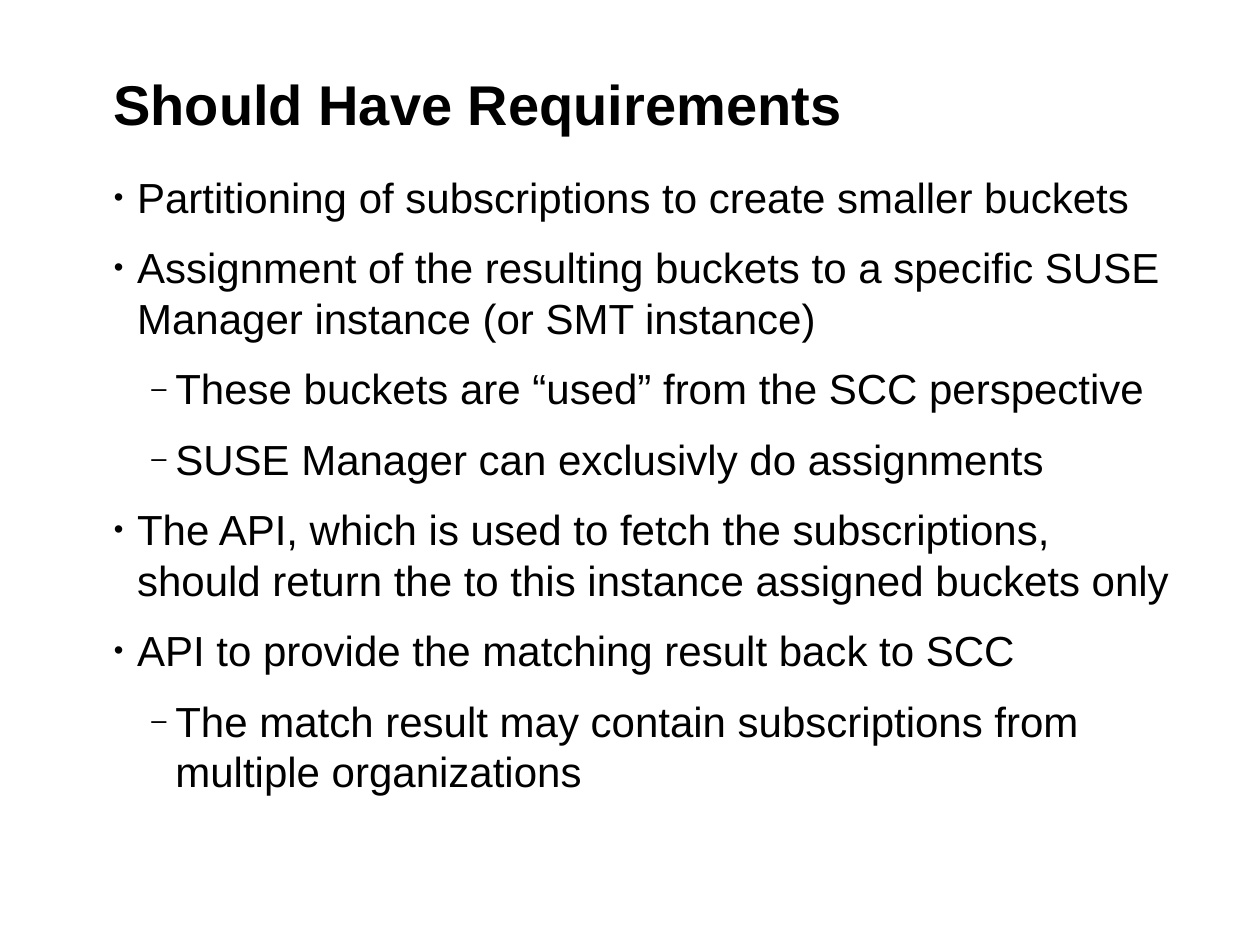
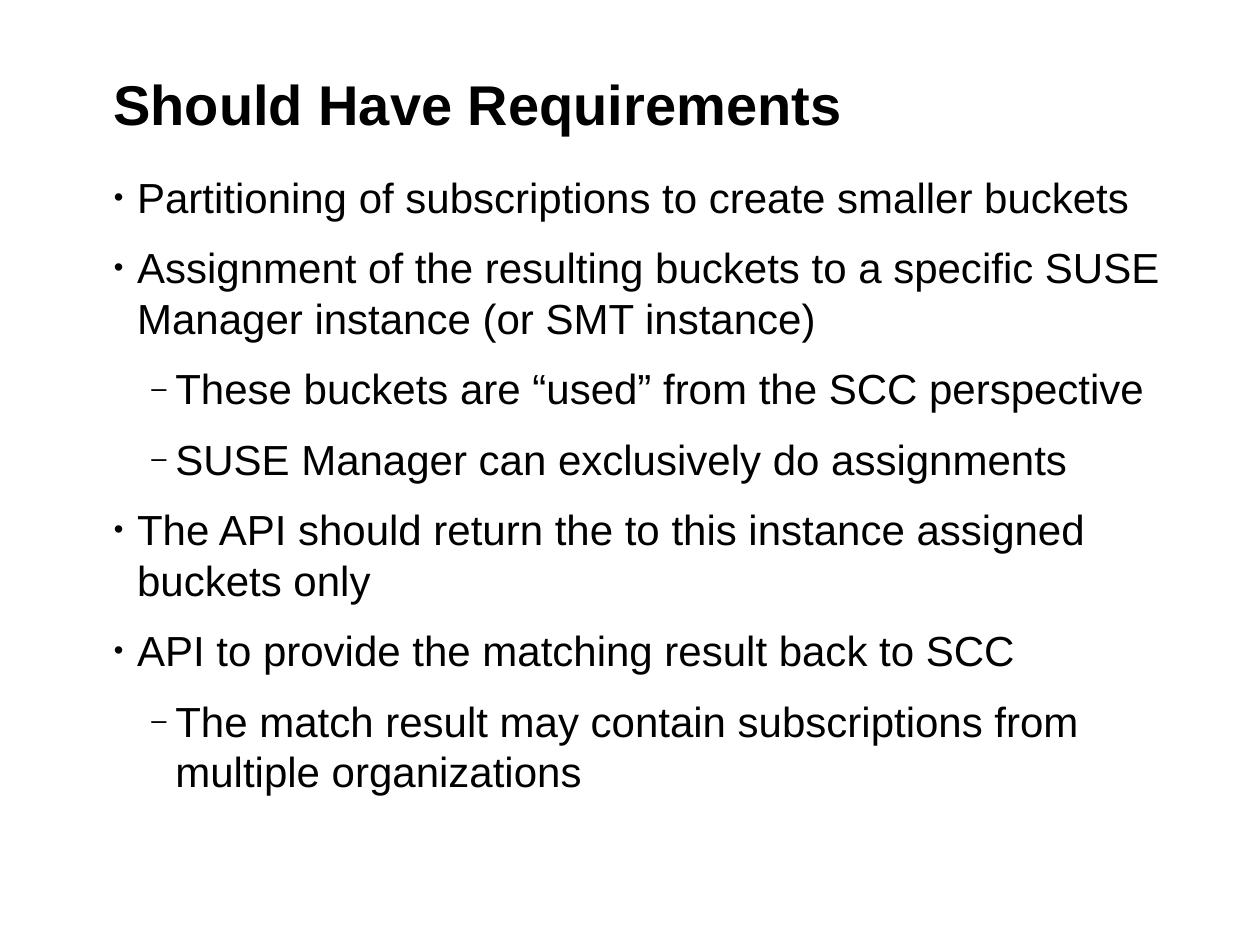
Before and after one commit to hustodemon/subscription-matcher, a slide deck: slide 25 of doc/SubscriptionCounting.odp. Drawn at 1260x945 pixels with LibreOffice and Linux fonts; fonts in the diff are those of the drawing; background and template pictures are left out. Boxes give left, top, right and bottom in pixels: in the first picture for what was removed or moved away, otherwise in the second. Text is boxed around its words. In the diff, an @@ line names an element or a change of style, - is before the commit and + after.

```diff
--- a/doc/SubscriptionCounting.odp
+++ b/doc/SubscriptionCounting.odp
@@ text at [137, 444, 1085, 604]: text changed @@
-  ‒ SUSE Manager can exclusivly do assignments
-• The API, which is used to fetch the subscriptions, should return the to this instance assigned buckets only
+  ‒ SUSE Manager can exclusively do assignments
+• The API should return the to this instance assigned buckets only
```
Also in this commit, not shown: 7 other slides changed, 1 slide added, 2 slides removed.
